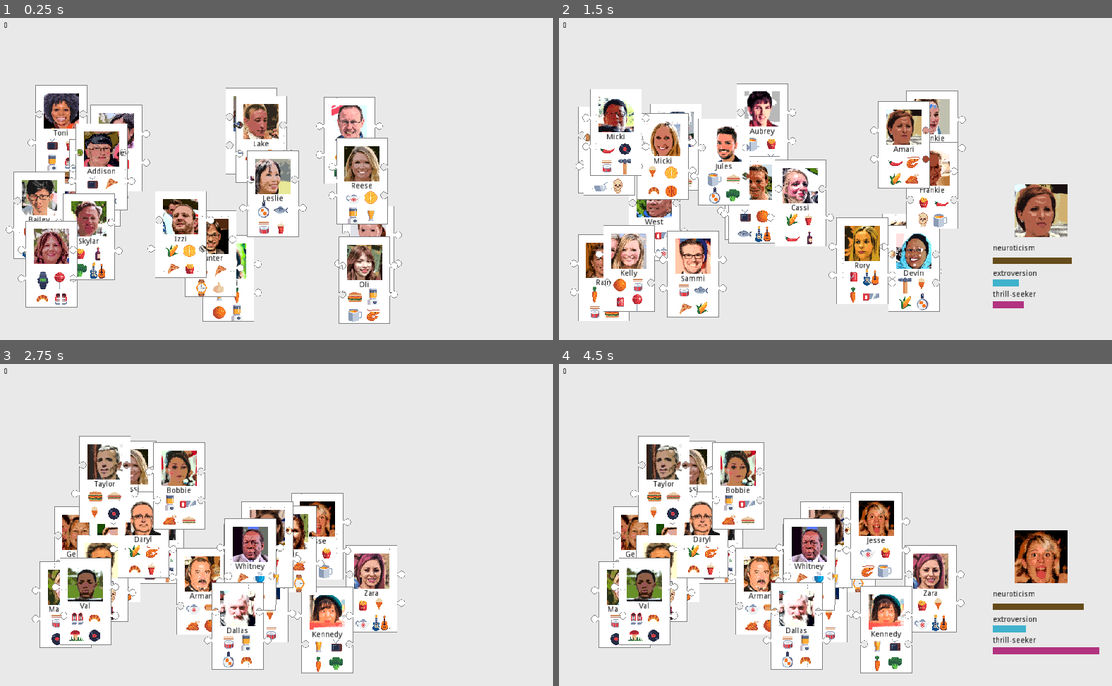
Above: before the commit, frames 1-4 (two rows, left to right).
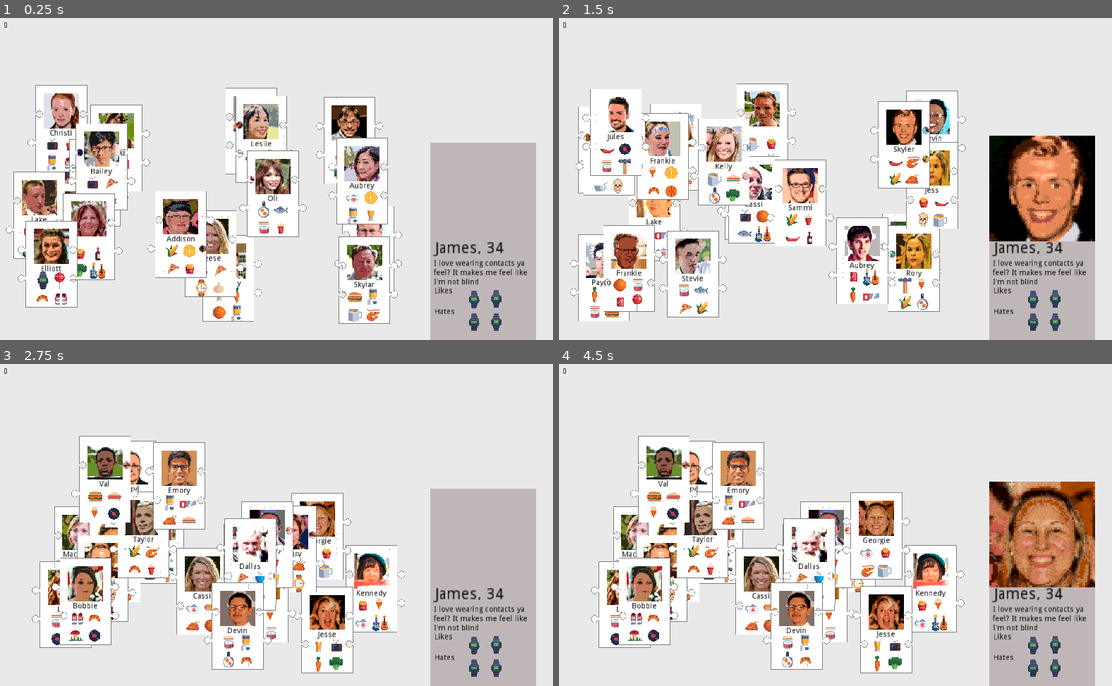
Above: after the commit, the same moments.

Repository: hwacha/GMTK-Match-Game
Game: Godot game, scene res://prefabs/Field.tscn
Two runs of this game, one before a commit and one after it. Both use one fixed random seed, a clock stepped at 60 frames per second and the inputs below.
Inputs (mouse positions are in pixels of both pictures, inside the frame that each line leads up to):
- Up to frame 1 (0.25 s): no input
- Up to frame 2 (1.5 s): tap Enter at 0.5 s; move the mouse to (1040, 79) at 0.52 s; hold Up (ui_up) 0.53-1.28 s; click (1040, 79) at 0.67 s; tap Space at 1.25 s; move the mouse to (901, 146) at 1.27 s; hold Down (ui_down) from 1.28 s (still down); click (901, 146) at 1.42 s
- Up to frame 3 (2.75 s): tap Enter at 2 s; move the mouse to (193, 541) at 2.02 s; release Down (ui_down) at 2.03 s; hold Up (ui_up) from 2.03 s (still down); click (193, 541) at 2.17 s
- Up to frame 4 (4.5 s): tap Space at 2.75, 4.25 s; move the mouse to (929, 589) at 2.77 s; click (929, 589) at 2.92 s; tap Enter at 3.5 s; move the mouse to (885, 631) at 3.52 s; release Up (ui_up) at 3.53 s; hold Down (ui_down) from 3.53 s (still down); click (885, 631) at 3.67 s; move the mouse to (874, 537) at 4.27 s; click (874, 537) at 4.42 s

The runs differ from the first frame. In frame 1, 20% of the frame differs, in the area x 3-97%, y 23-100%; in frame 2, 21%, in the area x 4-97%, y 22-100%; in frame 3, 20%; in frame 4, 20%.

Commit message:
adding the new card viewer

Diff:
--- a/prefabs/Card.tscn
+++ b/prefabs/Card.tscn
@@ -6,6 +6,8 @@
 
 [sub_resource type="RectangleShape2D" id=1]
 extents = Vector2( 47, 79 )
+
+[sub_resource type="StreamTexture" id=4]
 
 [sub_resource type="RectangleShape2D" id=2]
 extents = Vector2( 47, 10 )
@@ -29,6 +31,7 @@
 }
 
 [node name="Face" type="Sprite" parent="."]
+texture = SubResource( 4 )
 offset = Vector2( 0, -32 )
 __meta__ = {
 "_edit_lock_": true
--- /dev/null
+++ b/prefabs/CardViewer.tscn
@@ -0,0 +1,86 @@
+[gd_scene load_steps=3 format=2]
+
+[ext_resource path="res://prefabs/Card.tscn" type="PackedScene" id=1]
+[ext_resource path="res://prefabs/Icon.tscn" type="PackedScene" id=2]
+
+[node name="CardView" type="Node2D"]
+
+[node name="Sprite" type="Sprite" parent="."]
+position = Vector2( 0, -96 )
+scale = Vector2( 3, 3 )
+
+[node name="Label" type="Label" parent="."]
+modulate = Color( 0, 0, 0, 1 )
+margin_left = -90.1953
+margin_top = 33.9074
+margin_right = 82.8047
+margin_bottom = 81.9074
+text = "I love wearing contacts ya
+feel? It makes me feel like
+I'm not blind"
+__meta__ = {
+"_edit_use_anchors_": false
+}
+
+[node name="Attribute1" type="Label" parent="."]
+modulate = Color( 0, 0, 0, 1 )
+margin_left = -86.966
+margin_right = -9.966
+margin_bottom = 14.0
+rect_scale = Vector2( 2, 2 )
+text = "James, 34"
+__meta__ = {
+"_edit_lock_": true,
+"_edit_use_anchors_": false
+}
+
+[node name="Attribute2" type="Label" parent="."]
+modulate = Color( 0, 0, 0, 1 )
+margin_left = -88.5811
+margin_top = 83.5633
+margin_right = -29.5811
+margin_bottom = 97.5633
+text = "Likes
+"
+__meta__ = {
+"_edit_use_anchors_": false
+}
+
+[node name="Icon" parent="." instance=ExtResource( 2 )]
+position = Vector2( -17.6146, 106.292 )
+
+[node name="Icon2" parent="." instance=ExtResource( 2 )]
+position = Vector2( 22.3854, 105.162 )
+
+[node name="Icon3" parent="." instance=ExtResource( 2 )]
+position = Vector2( -17.6146, 147.828 )
+
+[node name="Icon4" parent="." instance=ExtResource( 2 )]
+position = Vector2( 22.3854, 147.289 )
+
+[node name="Attribute3" type="Label" parent="."]
+modulate = Color( 0, 0, 0, 1 )
+margin_left = -88.5811
+margin_top = 121.512
+margin_right = -29.5811
+margin_bottom = 152.512
+text = "Hates
+"
+__meta__ = {
+"_edit_use_anchors_": false
+}
+
+[node name="ColorRect" type="ColorRect" parent="."]
+show_behind_parent = true
+margin_left = -95.6861
+margin_top = -179.058
+margin_right = 96.3139
+margin_bottom = 180.942
+color = Color( 0.74902, 0.717647, 0.717647, 1 )
+__meta__ = {
+"_edit_lock_": true,
+"_edit_use_anchors_": false
+}
+
+[node name="Card" parent="." instance=ExtResource( 1 )]
+visible = false
--- a/prefabs/Field.tscn
+++ b/prefabs/Field.tscn
@@ -1,17 +1,18 @@
-[gd_scene load_steps=5 format=2]
+[gd_scene load_steps=6 format=2]
 
 [ext_resource path="res://prefabs/CardData.tscn" type="PackedScene" id=1]
 [ext_resource path="res://scripts/Field.gd" type="Script" id=2]
 [ext_resource path="res://scripts/Score.gd" type="Script" id=3]
+[ext_resource path="res://prefabs/CardViewer.tscn" type="PackedScene" id=4]
 
 [sub_resource type="RectangleShape2D" id=1]
-extents = Vector2( 134.305, 124.795 )
+extents = Vector2( 135, 125 )
 
 [node name="Field" type="Node2D"]
 script = ExtResource( 2 )
 
 [node name="PairZone" type="Area2D" parent="."]
-position = Vector2( 889.612, 124.808 )
+position = Vector2( 889.612, 125.422 )
 __meta__ = {
 "_edit_group_": true
 }
@@ -40,47 +41,7 @@
 
 [node name="CardData" parent="." instance=ExtResource( 1 )]
 
-[node name="CardView" type="Node2D" parent="."]
-position = Vector2( 887.111, 428.385 )
-
-[node name="Sprite" type="Sprite" parent="CardView"]
-position = Vector2( 0, -63.3778 )
-scale = Vector2( 1.5, 1.5 )
-
-[node name="Attribute1" type="Label" parent="CardView"]
-visible = false
-modulate = Color( 0, 0, 0, 1 )
-margin_left = -86.9665
-margin_top = -2.3718
-margin_right = -27.9665
-margin_bottom = 11.6282
-text = "neuroticism"
-__meta__ = {
-"_edit_use_anchors_": false
-}
-
-[node name="Attribute2" type="Label" parent="CardView"]
-visible = false
-modulate = Color( 0, 0, 0, 1 )
-margin_left = -86.9665
-margin_top = 44.2738
-margin_right = -27.9665
-margin_bottom = 58.2738
-text = "extroversion"
-__meta__ = {
-"_edit_use_anchors_": false
-}
-
-[node name="Attribute3" type="Label" parent="CardView"]
-visible = false
-modulate = Color( 0, 0, 0, 1 )
-margin_left = -86.9665
-margin_top = 82.2227
-margin_right = -27.9665
-margin_bottom = 96.2227
-text = "thrill-seeker"
-__meta__ = {
-"_edit_use_anchors_": false
-}
+[node name="CardViewer" parent="." instance=ExtResource( 4 )]
+position = Vector2( 890, 420 )
 
 [connection signal="input_event" from="PairZone" to="PairZone" method="_on_PairZone_input_event"]
--- a/prefabs/Icon.tscn
+++ b/prefabs/Icon.tscn
@@ -376,5 +376,5 @@
 
 [node name="Icon" type="AnimatedSprite"]
 frames = SubResource( 42 )
-frame = 15
+animation = "1"
 playing = true
--- a/scripts/Field.gd
+++ b/scripts/Field.gd
@@ -4,7 +4,7 @@
 
 var selected_card = null
 #onready var card_manager = get_node("CardManager")
-onready var _card_view = get_node("CardView")
+onready var _card_view = get_node("CardViewer")
 # Called when the node enters the scene tree for the first time.
 func _ready():
 	var card_prefab = load("res://prefabs/Card.tscn")
@@ -41,14 +41,16 @@
 	max_z = 2 * num_cards
 
 func _draw():
-	if selected_card:
-		var size_1 = selected_card.attributes[0]
-		var size_2 = selected_card.attributes[1]
-		var size_3 = selected_card.attributes[2]
 
-		draw_rect(Rect2(Vector2(800, 450), Vector2(42 * size_1, 12)), Color(0.4, 0.3, 0.1, 1.0))
-		draw_rect(Rect2(Vector2(800, 490), Vector2(42 * size_2, 12)), Color(0.25, 0.7, 0.8, 1.0))
-		draw_rect(Rect2(Vector2(800, 530), Vector2(42 * size_3, 12)), Color(0.7, 0.2, 0.5, 1.0))
+#	if selected_card:
+#		var size_1 = selected_card.attributes[0]
+#		var size_2 = selected_card.attributes[1]
+#		var size_3 = selected_card.attributes[2]
+#
+#		draw_rect(Rect2(Vector2(800, 450), Vector2(42 * size_1, 12)), Color(0.4, 0.3, 0.1, 1.0))
+#		draw_rect(Rect2(Vector2(800, 490), Vector2(42 * size_2, 12)), Color(0.25, 0.7, 0.8, 1.0))
+#		draw_rect(Rect2(Vector2(800, 530), Vector2(42 * size_3, 12)), Color(0.7, 0.2, 0.5, 1.0))
+	pass
 
 func set_selected_card(card):
 	selected_card = card
Not shown: 1 places in prefabs/Card.tscn that only renumber resources
